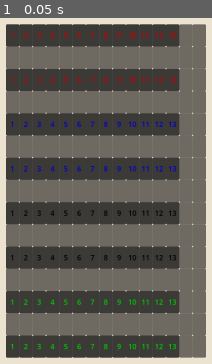
Above: before the commit, frame 1.
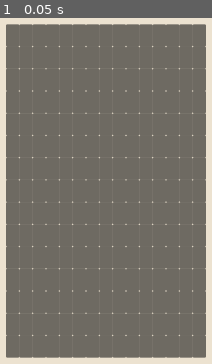
Above: after the commit, the same moment.

Repository: DaltonBaum/RummyCubed
Game: Godot game, scene res://scenes/game_board/game.tscn
Two runs of this game, one before a commit and one after it. Both use one fixed random seed, a clock stepped at 60 frames per second and the inputs below. This scene is started directly instead of the project's main scene.
Inputs:
- Up to frame 1 (0.05 s): no input

The runs differ from the first frame. In frame 1, 42% of the frame differs, in the area x 2-85%, y 1-99%.
Error after the commit: Parse Error: Unexpected "Indent" in class body. (res://scenes/game_board/tile.gd:25)

Commit message:
minor bug fixes

Diff:
--- a/scenes/game_board/tile.gd
+++ b/scenes/game_board/tile.gd
@@ -22,8 +22,9 @@
 	var tile := tile_scene.instantiate()
 	tile.update_info(info)
 	tile.modulate.a = 0.9
-	tile.size = Vector2(36, 60)
-	tile.position = -0.5 * tile.size
+var tile_size := size * 6 / 5
+	tile.set_deferred("size", tile_size)
+	tile.position = (-0.5 * tile_size)
 
 	var c := Control.new()
 	c.add_child(tile)
--- a/scenes/game_board/tile.tscn
+++ b/scenes/game_board/tile.tscn
@@ -3,11 +3,6 @@
 [ext_resource type="Script" path="res://scenes/game_board/tile.gd" id="1_i0mw5"]
 
 [node name="Tile" type="Panel"]
-anchors_preset = 15
-anchor_right = 1.0
-anchor_bottom = 1.0
-grow_horizontal = 2
-grow_vertical = 2
 mouse_filter = 1
 script = ExtResource("1_i0mw5")
 
--- a/scenes/game_board/tile_slot.gd
+++ b/scenes/game_board/tile_slot.gd
@@ -5,9 +5,9 @@
 	return true
 
 func _drop_data(at_position: Vector2, data: Variant) -> void:
-	if data == get_child(0):
-		return
 	while get_child_count() > 0:
 		var item := get_child(0)
+		if data == item:
+			return
 		item.reparent(data.get_parent())
 	data.reparent(self)
